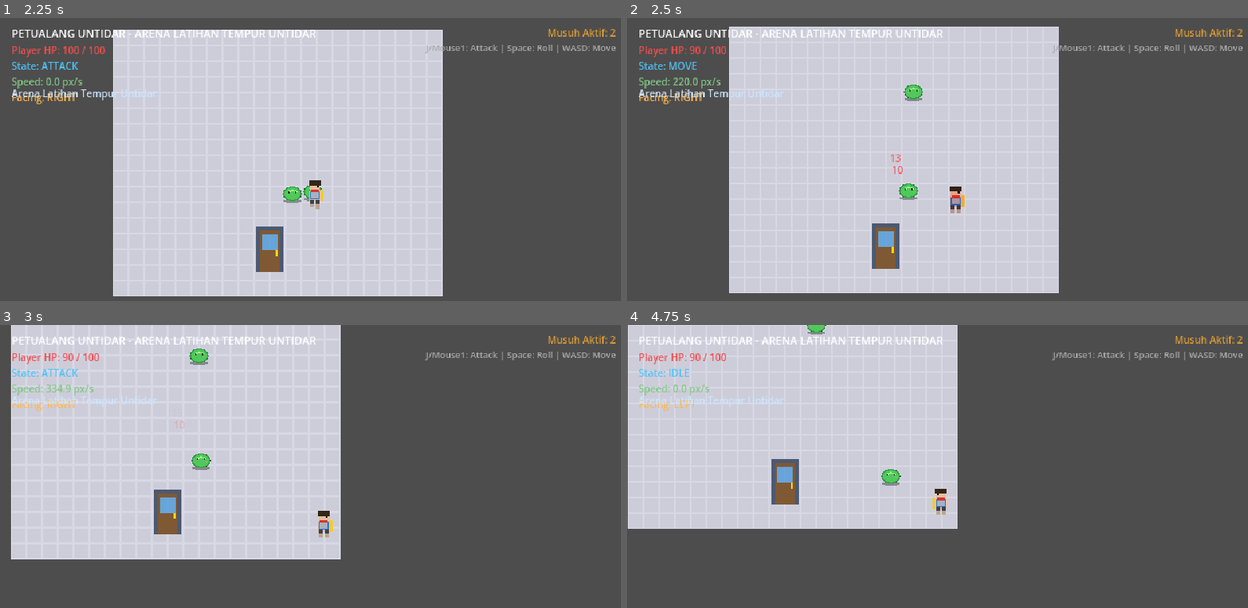
Above: before the commit, frames 1-4 (two rows, left to right).
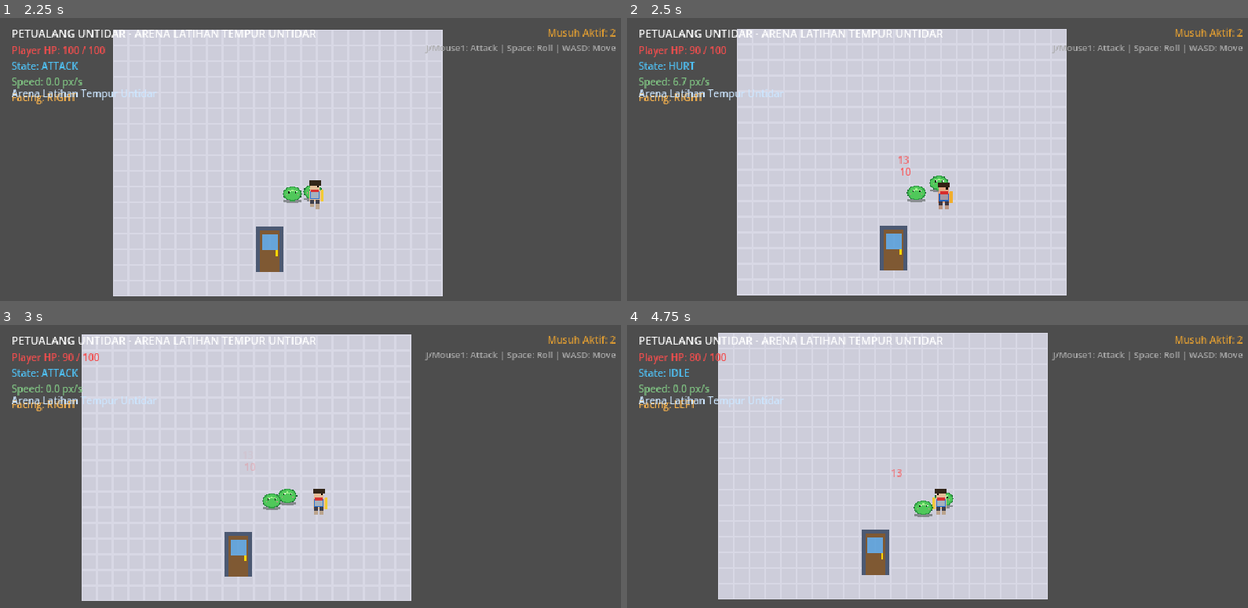
Above: after the commit, the same moments.

Repository: RestuWibisonoo/Petualang-Untidar
Game: Godot game, scene res://scenes/world/combat_arena.tscn
Two runs of this game, one before a commit and one after it. Both use one fixed random seed, a clock stepped at 60 frames per second and the inputs below. This scene is started directly instead of the project's main scene.
Inputs (mouse positions are in pixels of both pictures, inside the frame that each line leads up to):
- Up to frame 1 (2.25 s): move the mouse to (453, 176) at 0.52 s; hold D (move_right) 0.53-1.25 s; tap J (attack) at 0.6, 2.1 s; click (453, 176) at 0.67 s; tap Space (dodge) at 0.8 s; drag from (186, 213) to (329, 193) at 1.27 s; move the mouse to (378, 117) at 2.02 s; hold D (move_right) from 2.03 s (still down)
- Up to frame 2 (2.5 s): keep holding D (move_right); tap Space (dodge) at 2.3 s
- Up to frame 3 (3 s): release D (move_right) at 2.75 s; drag from (285, 571) to (341, 511) at 2.77 s
- Up to frame 4 (4.75 s): move the mouse to (1130, 554) at 3.52 s; hold A (move_left) 3.53-4.25 s; tap Space (dodge) at 3.6 s; drag from (751, 449) to (956, 500) at 4.27 s

Frame 1 is identical in both runs. In frame 2, 5.0% of the frame differs, in the area x 6-71%, y 3-99%; in frame 3, 29%; in frame 4, 36%, in the area x 0-68%, y 0-97%.

Commit message:
fix(combat): correct knockback velocity integration

Diff:
--- a/scenes/player/player.tscn
+++ b/scenes/player/player.tscn
@@ -19,6 +19,8 @@
 [ext_resource type="Script" path="res://scripts/components/health_component.gd" id="17_4hvnv"]
 [ext_resource type="Script" path="res://scripts/components/velocity_component.gd" id="18_bbmj2"]
 [ext_resource type="Script" path="res://scripts/components/interaction_component.gd" id="19_lgqa7"]
+[ext_resource type="Script" path="res://scripts/player/states/player_attack_state.gd" id="20_attack"]
+[ext_resource type="Script" path="res://scripts/player/states/player_hurt_state.gd" id="21_hurt"]
 
 [sub_resource type="CircleShape2D" id="CircleShape2D_kxw46"]
 radius = 6.0
@@ -1601,6 +1603,12 @@
 [node name="Roll" type="Node" parent="StateMachine" unique_id=1635901434]
 script = ExtResource("16_5mf0n")
 
+[node name="Attack" type="Node" parent="StateMachine"]
+script = ExtResource("20_attack")
+
+[node name="Hurt" type="Node" parent="StateMachine"]
+script = ExtResource("21_hurt")
+
 [node name="HealthComponent" type="Node" parent="." unique_id=250044538]
 script = ExtResource("17_4hvnv")
 
--- a/scripts/components/velocity_component.gd
+++ b/scripts/components/velocity_component.gd
@@ -3,6 +3,7 @@
 
 ## VelocityComponent.gd
 ## Reusable component handling 2D movement physics (acceleration, friction, max speed).
+## Manages standard intentional velocity and external impulse knockback_velocity as separate vectors.
 
 @export var max_speed: float = 120.0
 @export var acceleration: float = 800.0
@@ -14,6 +15,9 @@
 
 
 func accelerate_in_direction(direction: Vector2, delta: float) -> void:
+	if not direction.is_finite() or not is_finite(delta) or delta <= 0.0:
+		return
+
 	if direction != Vector2.ZERO:
 		var target_velocity := direction.normalized() * max_speed
 		velocity = velocity.move_toward(target_velocity, acceleration * delta)
@@ -24,7 +28,12 @@
 
 
 func decelerate(delta: float) -> void:
+	if not is_finite(delta) or delta <= 0.0:
+		return
+
 	velocity = velocity.move_toward(Vector2.ZERO, friction * delta)
+	if velocity.length_squared() < 0.01:
+		velocity = Vector2.ZERO
 
 
 func apply_knockback(force_vector: Vector2) -> void:
@@ -34,17 +43,40 @@
 
 
 func update_knockback(delta: float) -> void:
+	if not is_finite(delta) or delta <= 0.0:
+		return
+
 	if knockback_velocity != Vector2.ZERO:
 		knockback_velocity = knockback_velocity.move_toward(Vector2.ZERO, knockback_friction * delta)
+		if knockback_velocity.length_squared() < 0.01:
+			knockback_velocity = Vector2.ZERO
 
 
 func apply_to_body(body: CharacterBody2D, delta: float = 0.0) -> void:
-	if body:
-		if delta > 0.0:
-			update_knockback(delta)
-		body.velocity = velocity + knockback_velocity
-		if body.is_inside_tree() and body.get_world_2d():
-			body.move_and_slide()
+	if not body:
+		return
+
+	if delta > 0.0:
+		update_knockback(delta)
+
+	var has_knockback := knockback_velocity != Vector2.ZERO
+	body.velocity = velocity + knockback_velocity
+
+	if body.is_inside_tree() and body.get_world_2d():
+		body.move_and_slide()
+
+		if has_knockback:
+			# Prevent knockback from bleeding into normal velocity after move_and_slide().
+			# If a collision occurred, slide knockback and normal velocity along collision normals separately.
+			for i in range(body.get_slide_collision_count()):
+				var col := body.get_slide_collision(i)
+				var normal := col.get_normal()
+				if knockback_velocity.dot(normal) < 0.0:
+					knockback_velocity = knockback_velocity.slide(normal)
+				if velocity.dot(normal) < 0.0:
+					velocity = velocity.slide(normal)
+		else:
+			# Standard movement without knockback: retain collision response in intentional velocity
 			velocity = body.velocity
 
 
--- a/scripts/enemy/states/enemy_attack_state.gd
+++ b/scripts/enemy/states/enemy_attack_state.gd
@@ -68,7 +68,7 @@
 	# Maintain deceleration
 	if enemy.velocity_component:
 		enemy.velocity_component.decelerate(delta)
-		enemy.velocity_component.apply_to_body(enemy)
+		enemy.velocity_component.apply_to_body(enemy, delta)
 
 	var hitbox := enemy.hitbox_component
 	var total_duration: float = startup_duration + active_duration + recovery_duration
--- a/scripts/enemy/states/enemy_chase_state.gd
+++ b/scripts/enemy/states/enemy_chase_state.gd
@@ -45,7 +45,7 @@
 	var dir: Vector2 = (target.global_position - enemy.global_position).normalized()
 	if enemy.velocity_component:
 		enemy.velocity_component.accelerate_in_direction(dir, delta)
-		enemy.velocity_component.apply_to_body(enemy)
+		enemy.velocity_component.apply_to_body(enemy, delta)
 
 	if enemy.sprite and absf(dir.x) > 0.05:
 		enemy.sprite.flip_h = dir.x < 0.0
--- a/scripts/enemy/states/enemy_idle_state.gd
+++ b/scripts/enemy/states/enemy_idle_state.gd
@@ -31,7 +31,7 @@
 	# Bring any remaining movement to a halt
 	if enemy.velocity_component:
 		enemy.velocity_component.decelerate(delta)
-		enemy.velocity_component.apply_to_body(enemy)
+		enemy.velocity_component.apply_to_body(enemy, delta)
 
 	var target := enemy.find_target_player()
 	if target and is_instance_valid(target):
--- a/scripts/player/player.gd
+++ b/scripts/player/player.gd
@@ -83,6 +83,22 @@
 		attack_state.name = "Attack"
 		state_machine.add_child(attack_state)
 
+	# Fallback Hurt State in StateMachine if missing
+	if state_machine and not state_machine.has_node("Hurt"):
+		var hurt_state := PlayerHurtState.new()
+		hurt_state.name = "Hurt"
+		state_machine.add_child(hurt_state)
+
+	if hurtbox_component and not hurtbox_component.hit_received.is_connected(_on_hurtbox_hit_received):
+		hurtbox_component.hit_received.connect(_on_hurtbox_hit_received)
+
+
+func _on_hurtbox_hit_received(_hitbox: HitboxComponent) -> void:
+	if state_machine:
+		var cur := state_machine.get_current_state_name()
+		if cur != &"roll" and cur != &"hurt":
+			state_machine.transition_to(&"hurt")
+
 
 func get_movement_input() -> Vector2:
 	# 1. Keyboard / Gamepad input (automatically deadzoned and normalized by Godot)
--- a/scripts/player/states/player_attack_state.gd
+++ b/scripts/player/states/player_attack_state.gd
@@ -85,7 +85,7 @@
 	# Natural deceleration during attack swing
 	if player.velocity_component:
 		player.velocity_component.decelerate(delta)
-		player.velocity_component.apply_to_body(player)
+		player.velocity_component.apply_to_body(player, delta)
 
 	# Check for combo input buffer
 	if Input.is_action_just_pressed("attack"):
--- /dev/null
+++ b/scripts/player/states/player_hurt_state.gd
@@ -0,0 +1,62 @@
+class_name PlayerHurtState
+extends State
+
+## PlayerHurtState.gd
+## Manages Player reaction when receiving damage and knockback.
+## Features brief stagger, deceleration, responsive dodge-cancel,
+## and clean transition back to Move or Idle without locking player control.
+
+@export var hurt_duration: float = 0.15
+
+var player: Player
+var _elapsed: float = 0.0
+
+
+func _ready() -> void:
+	if owner:
+		if not owner.is_node_ready():
+			await owner.ready
+		player = owner as Player
+	elif not player:
+		var p := get_parent()
+		while p and not (p is Player):
+			p = p.get_parent()
+		player = p as Player
+
+
+func enter(_msg: Dictionary = {}) -> void:
+	_elapsed = 0.0
+
+	# Disable attack hitbox if hit during an attack swing
+	if player and player.hitbox_component:
+		player.hitbox_component.is_active = false
+		player.hitbox_component.reset_hit_targets()
+
+	# Play hurt visual animation if available
+	if player and player.modular_visuals:
+		player.modular_visuals.play_animation(&"hurt", player.get_facing_direction_name())
+
+
+func physics_update(delta: float) -> void:
+	if not player:
+		return
+
+	_elapsed += delta
+
+	# Responsive dodge cancel: player can roll out of danger during stagger
+	if Input.is_action_just_pressed("dodge"):
+		state_machine.transition_to(&"roll")
+		return
+
+	# Maintain deceleration and process knockback physics with delta
+	if player.velocity_component:
+		player.velocity_component.decelerate(delta)
+		player.velocity_component.apply_to_body(player, delta)
+
+	# Transition back to movement or idle upon completion
+	if _elapsed >= hurt_duration:
+		player.current_input_direction = player.get_movement_input()
+		if player.current_input_direction != Vector2.ZERO:
+			state_machine.transition_to(&"move")
+		else:
+			state_machine.transition_to(&"idle")
--- a/scripts/player/states/player_idle_state.gd
+++ b/scripts/player/states/player_idle_state.gd
@@ -37,4 +37,4 @@
 
 	if player.velocity_component:
 		player.velocity_component.decelerate(delta)
-		player.velocity_component.apply_to_body(player)
+		player.velocity_component.apply_to_body(player, delta)
--- a/scripts/player/states/player_move_state.gd
+++ b/scripts/player/states/player_move_state.gd
@@ -40,7 +40,7 @@
 	if player.velocity_component:
 		player.velocity_component.max_speed = player.walk_speed
 		player.velocity_component.accelerate_in_direction(player.current_input_direction, delta)
-		player.velocity_component.apply_to_body(player)
+		player.velocity_component.apply_to_body(player, delta)
 
 	if player.modular_visuals:
 		player.modular_visuals.play_animation(&"walk", player.get_facing_direction_name())
--- a/scripts/player/states/player_roll_state.gd
+++ b/scripts/player/states/player_roll_state.gd
@@ -43,7 +43,7 @@
 	_roll_timer -= delta
 
 	if player.velocity_component:
-		player.velocity_component.apply_to_body(player)
+		player.velocity_component.apply_to_body(player, delta)
 
 	if _roll_timer <= 0.0:
 		player.current_input_direction = player.get_movement_input()
--- a/tests/runtime_validation_phase_4.gd
+++ b/tests/runtime_validation_phase_4.gd
@@ -25,6 +25,7 @@
 	await test_runtime_combo_chain_execution()
 	await test_runtime_enemy_aggro_and_chase()
 	await test_runtime_enemy_attack_and_player_iframes()
+	await test_runtime_player_knockback_decay_and_obstacle()
 	await test_runtime_enemy_death_and_cleanup()
 	await test_runtime_arena_scene_transition()
 
@@ -108,17 +109,17 @@
 
 	# Position enemy right near the right world boundary (x = 160, boundary at x = 175)
 	enemy.global_position = Vector2(160, 0)
+	enemy.velocity_component.stop()
 
 	# Apply massive knockback directly into the wall (e.g. 800 px/s)
 	enemy.velocity_component.apply_knockback(Vector2(800, 0))
 
-	# Advance physics simulation for 30 frames
-	for f in range(30):
-		await _wait_physics_frames(1)
-
-	# Verify enemy remained inside boundary (x must not exceed 165 px)
+	# Advance physics simulation for 4 frames while knockback is pressing against the wall
+	await _wait_physics_frames(4)
+
+	# Verify enemy remained inside boundary (x must not exceed 165 px) and is flush against obstacle
 	_assert_test(enemy.global_position.x <= 165.0, "Enemy knockback cleanly halted by wall collider without clipping (x <= 165)")
-	_assert_test(enemy.global_position.x >= 155.0, "Enemy remains flush against obstacle")
+	_assert_test(enemy.global_position.x >= 155.0, "Enemy remains flush against obstacle during knockback")
 
 	arena.queue_free()
 	await _wait_physics_frames(2)
@@ -187,7 +188,7 @@
 
 
 func test_runtime_enemy_attack_and_player_iframes() -> void:
-	print("\n--- 5. Testing Runtime Enemy Attack & Player I-Frames Protection ---")
+	print("\n--- 5. Testing Runtime Enemy Attack, I-Frames & Player Hurt State ---")
 
 	var arena_scene: PackedScene = load("res://scenes/world/combat_arena.tscn")
 	var arena: CombatArena = arena_scene.instantiate() as CombatArena
@@ -202,6 +203,11 @@
 	enemy.global_position = Vector2(16, 0)
 
 	var initial_player_hp: int = player.health_component.current_health
+	var player_entered_hurt: Array[bool] = [false]
+	player.state_machine.transitioned.connect(func(state_name):
+		if state_name == &"hurt":
+			player_entered_hurt[0] = true
+	)
 
 	# Wait for enemy to transition from chase to attack
 	await _wait_physics_frames(15)
@@ -213,6 +219,7 @@
 
 	_assert_test(player.health_component.current_health < initial_player_hp, "Player received damage from enemy attack")
 	_assert_test(player.hurtbox_component.is_invulnerable, "Player Hurtbox is currently invulnerable (I-Frames active)")
+	_assert_test(player_entered_hurt[0], "Player entered PlayerHurtState upon receiving damage")
 
 	var hp_after_first_hit := player.health_component.current_health
 
@@ -220,12 +227,86 @@
 	await _wait_physics_frames(5)
 	_assert_test(player.health_component.current_health == hp_after_first_hit, "Player I-Frames successfully prevented multi-tick damage during attack")
 
+	# Wait until hurt duration finishes and verify return to Idle
+	await _wait_physics_frames(15)
+	_assert_test(player.state_machine.get_current_state_name() == &"idle", "Player cleanly returned to Idle state after hurt duration finished")
+
+	arena.queue_free()
+	await _wait_physics_frames(2)
+
+
+func test_runtime_player_knockback_decay_and_obstacle() -> void:
+	print("\n--- 6. Testing Player Knockback Decay, Normal Velocity Isolation & Obstacle Collision ---")
+
+	var arena_scene: PackedScene = load("res://scenes/world/combat_arena.tscn")
+	var arena: CombatArena = arena_scene.instantiate() as CombatArena
+	get_root().add_child(arena)
+	await _wait_physics_frames(4)
+
+	var player: Player = arena.player
+
+	# Part A: Player knockback direction, decay, and normal velocity isolation
+	player.global_position = Vector2(0, 0)
+	player.velocity_component.stop()
+
+	# Apply a known knockback vector (away from right side: (-200, 0))
+	player.velocity_component.apply_knockback(Vector2(-200, 0))
+	var initial_kb := player.velocity_component.knockback_velocity.length()
+	_assert_test(initial_kb == 200.0, "Initial knockback applied away from attack source")
+
+	# Track decay across physics frames
+	await _wait_physics_frames(5)
+	var mid_kb := player.velocity_component.knockback_velocity.length()
+	_assert_test(mid_kb < initial_kb and mid_kb > 0.0, "Player knockback velocity decays each physics frame (%.1f -> %.1f)" % [initial_kb, mid_kb])
+	_assert_test(player.global_position.x < 0.0, "Player position moved leftward away from attack source")
+
+	# Wait until completely dissipated (200 / 800 = 0.25s = 15 frames, wait 20)
+	await _wait_physics_frames(20)
+	_assert_test(player.velocity_component.knockback_velocity == Vector2.ZERO, "Player knockback reaches Vector2.ZERO after decay")
+	_assert_test(player.velocity_component.velocity == Vector2.ZERO, "Player intentional velocity remains Vector2.ZERO without knockback accumulation")
+
+	# Part B: Player can move normally after knockback ends
+	player.set_touch_input(Vector2.RIGHT)
+	await _wait_physics_frames(10)
+	_assert_test(player.velocity_component.velocity.x > 0.0, "Player accelerates rightward normally with movement input after knockback finishes")
+	player.set_touch_input(Vector2.ZERO)
+	await _wait_physics_frames(5)
+
+	# Part C: Player knockback against barrier obstacle (Zero Clipping)
+	# Position player near left arena boundary (-175 is wall, player at -160)
+	player.global_position = Vector2(-160, 0)
+	player.velocity_component.stop()
+
+	# Apply heavy knockback leftward directly into the wall (-500 px/s)
+	player.velocity_component.apply_knockback(Vector2(-500, 0))
+
+	# Advance 4 frames while knockback presses into wall
+	await _wait_physics_frames(4)
+	_assert_test(player.global_position.x >= -165.0, "Player knockback cleanly halted by wall collider without clipping (x >= -165.0)")
+	_assert_test(player.global_position.x <= -158.0, "Player flush against obstacle during knockback")
+
+	# Wait for knockback dissipation
+	await _wait_physics_frames(25)
+	_assert_test(player.velocity_component.knockback_velocity == Vector2.ZERO, "Knockback against obstacle dissipated cleanly to zero")
+	_assert_test(player.velocity_component.velocity == Vector2.ZERO, "Normal velocity remained zero and did not absorb obstacle knockback")
+
+	# Part D: Roll and Attack execution after knockback
+	# Test Dodge/Roll
+	player.trigger_dodge()
+	_assert_test(player.state_machine.get_current_state_name() == &"roll", "Player can execute Roll after knockback recovery")
+	await _wait_physics_frames(20) # wait for roll duration
+
+	# Test Attack
+	player.trigger_attack()
+	_assert_test(player.state_machine.get_current_state_name() == &"attack", "Player can execute Attack after knockback recovery")
+	await _wait_physics_frames(25) # wait for attack duration
+
 	arena.queue_free()
 	await _wait_physics_frames(2)
 
 
 func test_runtime_enemy_death_and_cleanup() -> void:
-	print("\n--- 6. Testing Runtime Enemy Death, Defeat Signal & Node Cleanup ---")
+	print("\n--- 7. Testing Runtime Enemy Death, Defeat Signal & Node Cleanup ---")
 
 	var arena_scene: PackedScene = load("res://scenes/world/combat_arena.tscn")
 	var arena: CombatArena = arena_scene.instantiate() as CombatArena
@@ -264,7 +345,7 @@
 
 
 func test_runtime_arena_scene_transition() -> void:
-	print("\n--- 7. Testing World Scene Transitions between Outdoor & Arena ---")
+	print("\n--- 8. Testing World Scene Transitions between Outdoor & Arena ---")
 
 	var scene_manager: Node = get_root().get_node_or_null("SceneManager")
 	_assert_test(scene_manager != null, "SceneManager autoload is accessible")
@@ -311,11 +392,11 @@
 	print(">>> RUNTIME SIMULATION SUMMARY <<<")
 	print("Passed: %d" % _tests_passed)
 	print("Failed: %d" % _tests_failed)
-	print("=======================================================\n")
+	print("=======================================================")
 
 	if _tests_failed == 0:
-		print("[SUCCESS] All Phase 4 runtime simulations passed with 0 errors!\n")
+		print("\n[SUCCESS] All Phase 4 runtime simulations passed with 0 errors!\n")
 		quit(0)
 	else:
-		printerr("[ERROR] Phase 4 runtime simulation failed with %d errors!\n" % _tests_failed)
+		printerr("\n[ERROR] Phase 4 runtime simulation failed with %d errors!\n" % _tests_failed)
 		quit(1)
--- a/tests/test_phase_4.gd
+++ b/tests/test_phase_4.gd
@@ -147,6 +147,7 @@
 	# Apply to body includes knockback velocity
 	velocity_comp.apply_to_body(body, 0.0)
 	_assert_test(body.velocity == impulse, "apply_to_body integrates knockback into body.velocity")
+	_assert_test(velocity_comp.velocity == Vector2.ZERO, "Normal velocity does not absorb knockback")
 
 	# Decay after 0.1s: 200 - (1000 * 0.1) = 100
 	velocity_comp.update_knockback(0.1)
@@ -298,6 +299,15 @@
 	# Exit attack back to Idle
 	attack_state.physics_update(attack_state.startup_duration + attack_state.active_duration + attack_state.recovery_duration + 0.05)
 	_assert_test(fsm.get_current_state_name() == &"idle", "Player cleanly returned to Idle state after combo completion")
+
+	# Test PlayerHurtState
+	_assert_test(fsm.has_node("Hurt"), "Player StateMachine contains PlayerHurtState")
+	var hurt_state := fsm.get_node_or_null("Hurt") as PlayerHurtState
+	_assert_test(hurt_state != null, "PlayerHurtState exists on Player")
+	fsm.transition_to(&"hurt")
+	_assert_test(fsm.get_current_state_name() == &"hurt", "Player transitioned to Hurt state on hit")
+	hurt_state.physics_update(hurt_state.hurt_duration + 0.05)
+	_assert_test(fsm.get_current_state_name() == &"idle", "Player returned to Idle after hurt duration elapsed")
 
 	player.queue_free()
 
Not shown, added: scripts/player/states/player_hurt_state.gd.uid
Not shown, changed: docs/reports/2026-11-06-phase-4-combat-system.md
